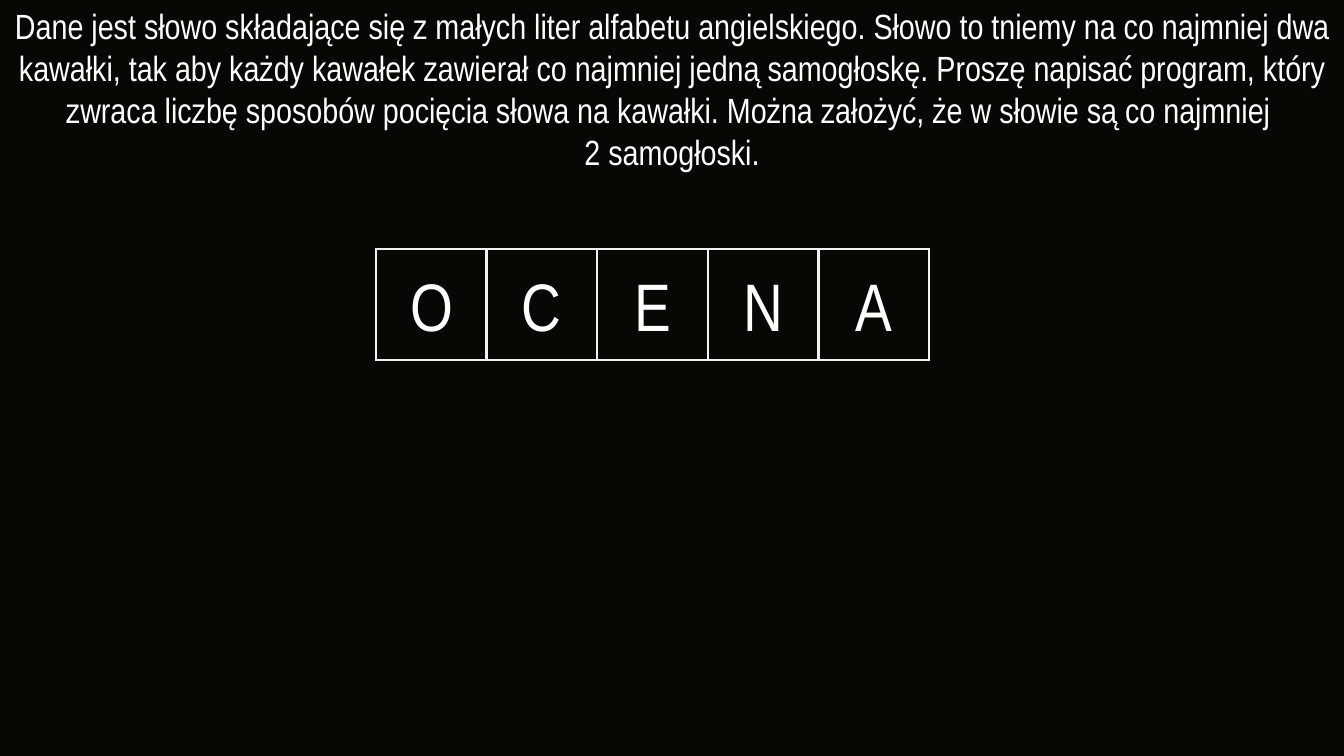
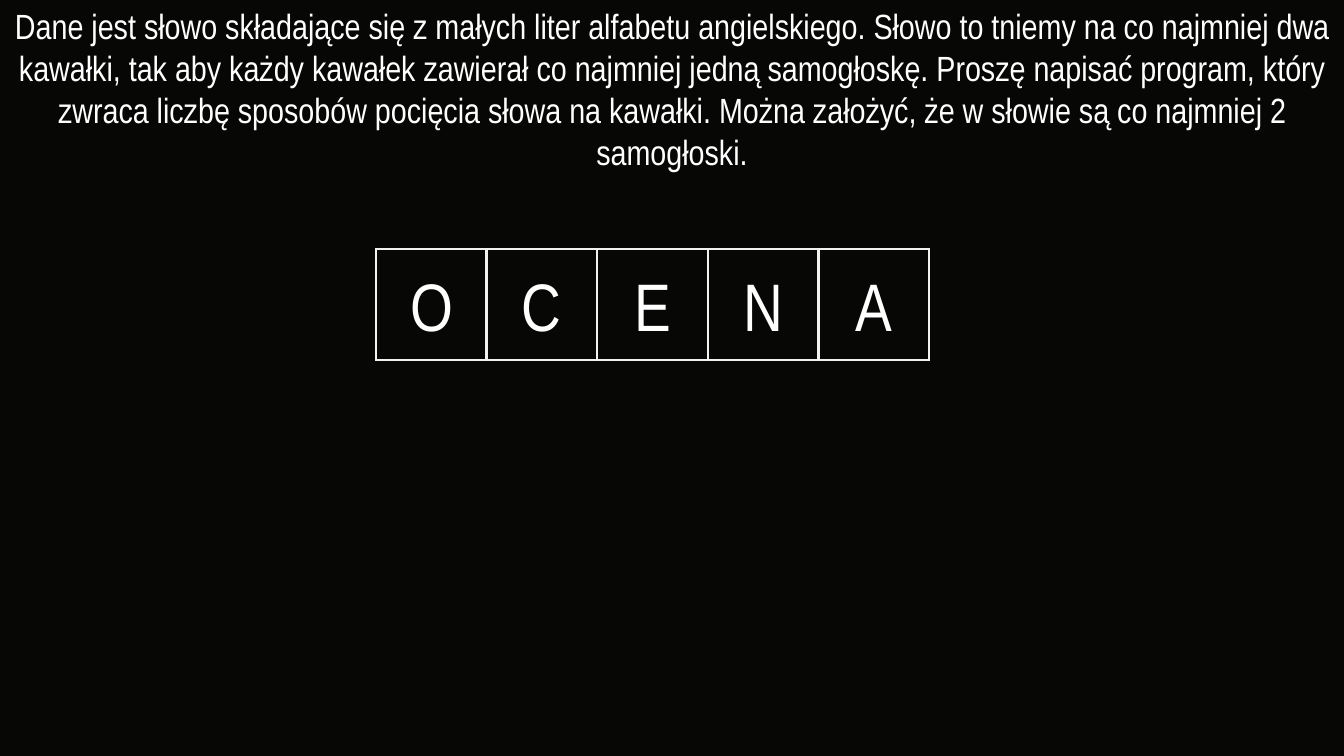
Before and after one commit to Grzeslaw115/ODI, a slide deck: slide 2 of 2023-24/Etap I/Prezentacje/zadanie3.pptx. Drawn at 1344x756 pixels with LibreOffice and Linux fonts; fonts in the diff are those of the drawing. Boxes give left, top, right and bottom in pixels: in the first picture for what was removed or moved away, otherwise in the second. Text is boxed around its words. In the diff, an @@ line names an element or a change of style, - is before the commit and + after.

```diff
--- a/2023-24/Etap I/Prezentacje/zadanie3.pptx
+++ b/2023-24/Etap I/Prezentacje/zadanie3.pptx
@@ text at [15, 13, 1330, 173]: text changed @@
-Dane jest słowo składające się z małych liter alfabetu angielskiego. Słowo to tniemy na co najmniej dwa kawałki, tak aby każdy kawałek zawierał co najmniej jedną samogłoskę. Proszę napisać program, który zwraca liczbę sposobów pocięcia słowa na kawałki. Można założyć, że w słowie są co najmniej
-2 samogłoski.
+Dane jest słowo składające się z małych liter alfabetu angielskiego. Słowo to tniemy na co najmniej dwa kawałki, tak aby każdy kawałek zawierał co najmniej jedną samogłoskę. Proszę napisać program, który zwraca liczbę sposobów pocięcia słowa na kawałki. Można założyć, że w słowie są co najmniej 2 samogłoski.
```
Also in this commit, not shown: 2 other slides changed, 6 other files.
